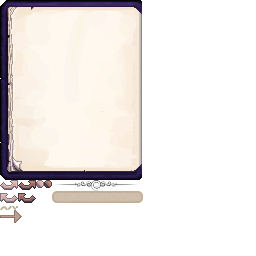
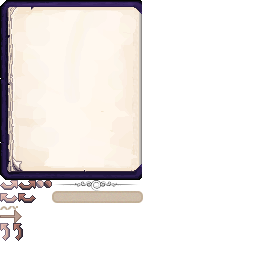
Layer changes from the first (256, 256) image to the second:
added layer "back" above "arrows_active" over [0, 223, 23, 241]
